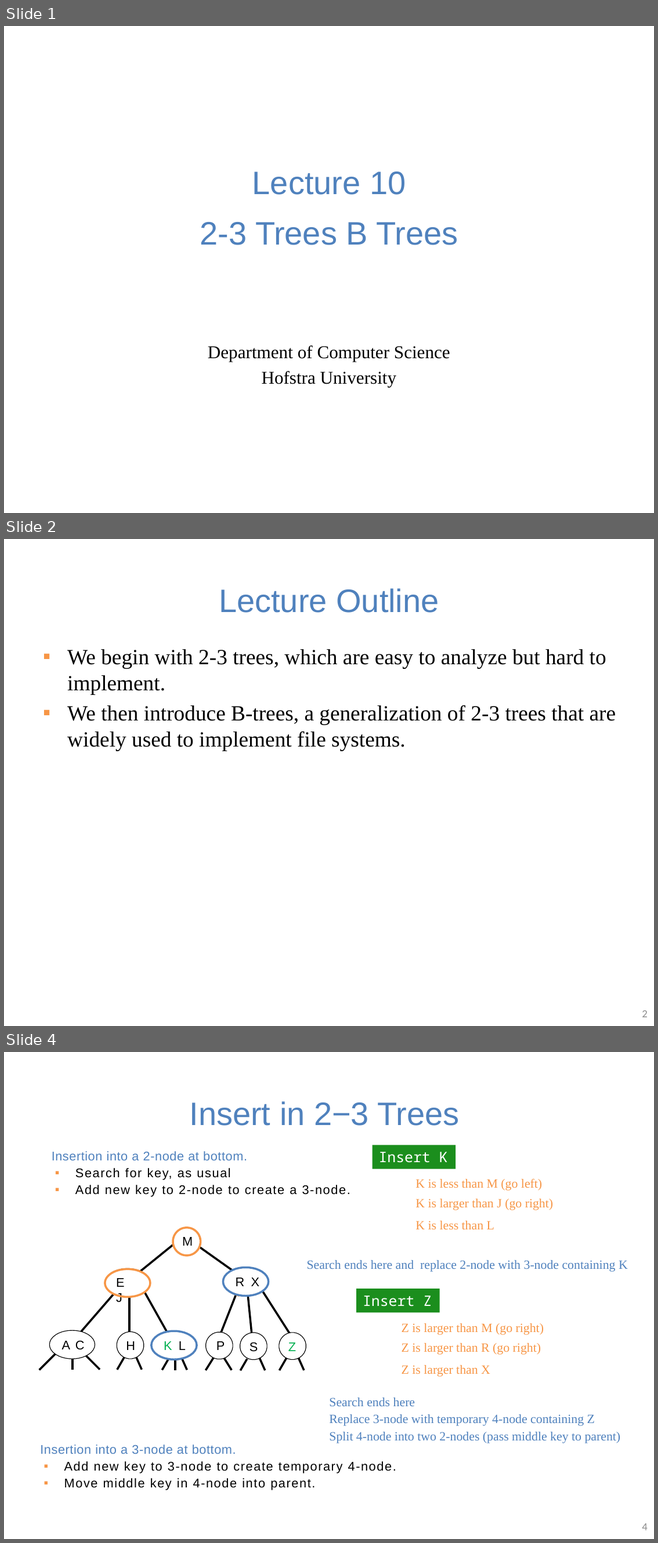
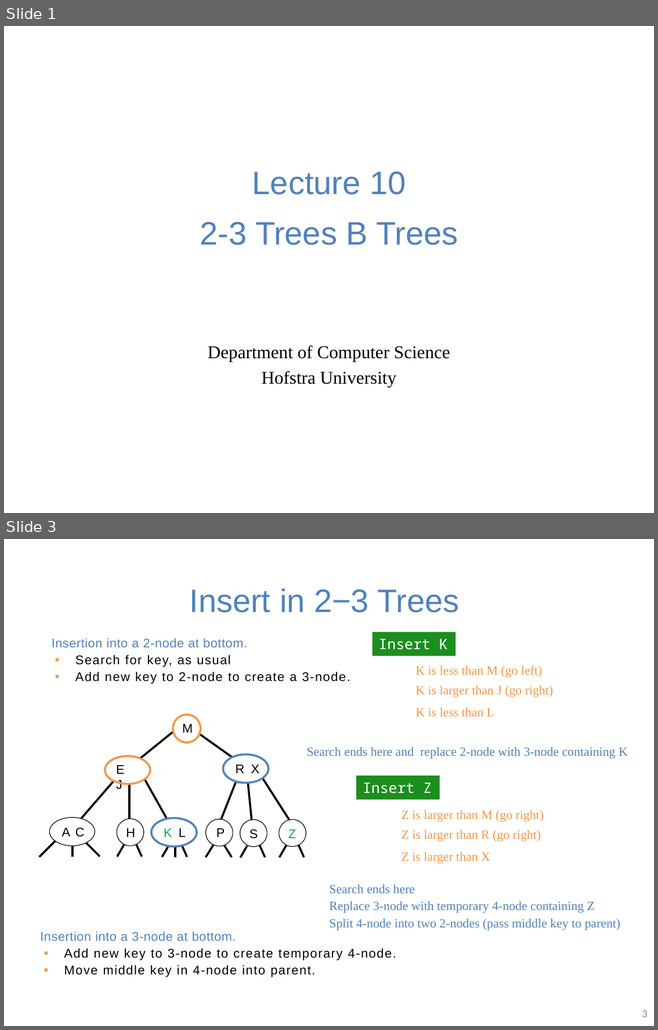
Before and after one commit to guhofstra/CSC111Fa25, a slide deck: PPTs/Lecture 10-2-3 trees B trees.pptx. Shown one above the other, each under a label of ours: slides 1, 2 and 4 before the commit, slides 1 and 3 after it; the slides between them are not shown. The pictures are 658x1543 and 658x1030 pixels, drawn with LibreOffice and Linux fonts; fonts in the diff are those of the drawing. Boxes give left, top, right and bottom in pixels: in the first picture for what was removed or moved away, otherwise in the second. Text is boxed around its words. In the diff, an @@ line names an element or a change of style, - is before the commit and + after.

```diff
--- a/PPTs/Lecture 10-2-3 trees B trees.pptx
+++ b/PPTs/Lecture 10-2-3 trees B trees.pptx
@@ slide 2 removed at <box>4,539,654,1026</box>, background #FFFFFF @@
@@ title removed at <box>219,588,438,613</box> @@
-Lecture Outline
@@ text removed at <box>67,649,616,751</box> @@
-▪ We begin with 2-3 trees, which are easy to analyze but hard to implement.
-▪ We then introduce B-trees, a generalization of 2-3 trees that are widely used to implement file systems.
@@ page number removed at <box>641,1011,647,1017</box> @@
-2
@@ what was slide 4 is now slide 3 @@
@@ page number at <box>641,1011,647,1017</box>: text changed @@
-4
+3
```
Also in this commit, not shown: 10 slides changed, 2 other slides removed, 1 other file.
